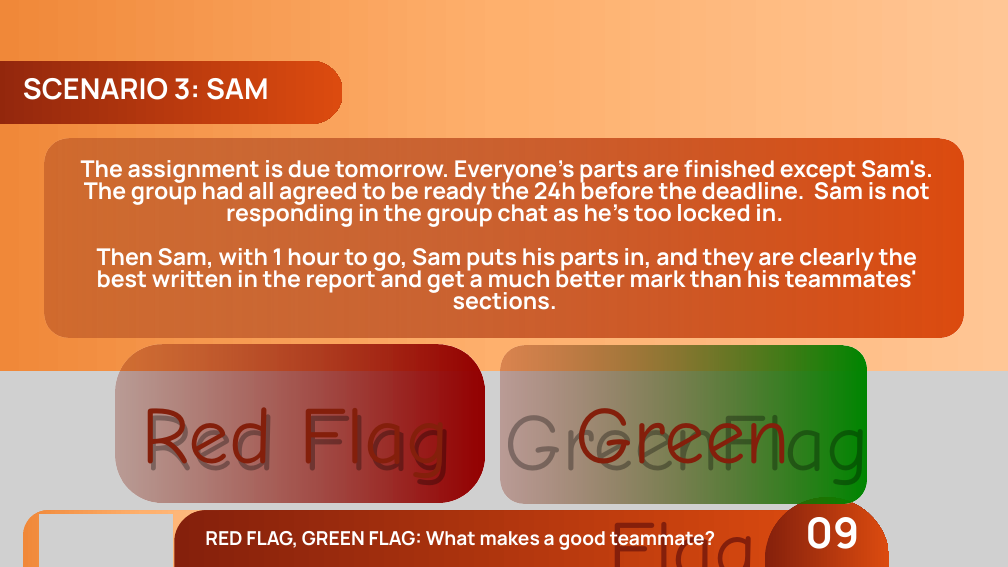
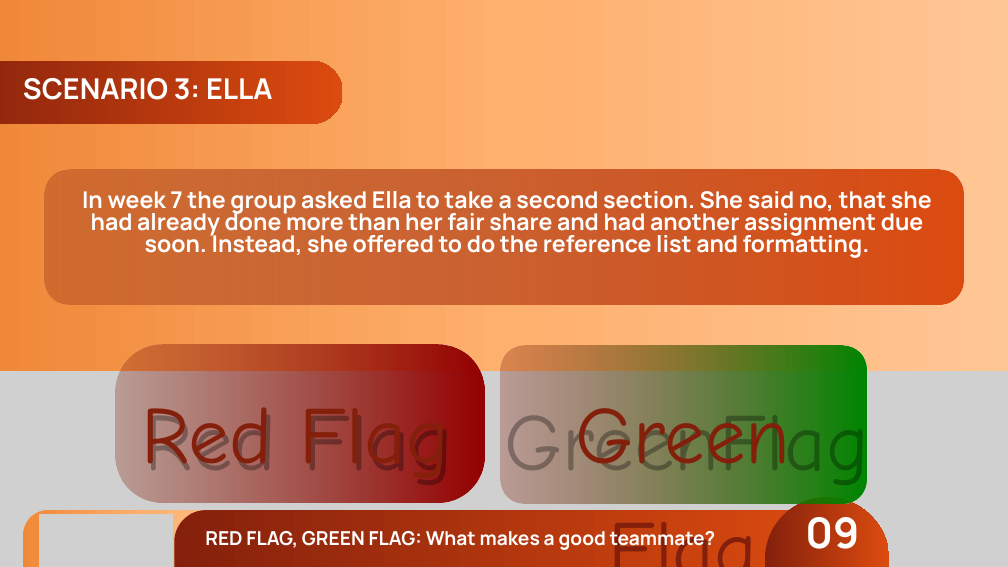
Before and after one commit to joetherockhey/Class-Allocation, a slide deck: slide 10 of assets/red-flag-green-flag.pptx. Drawn at 1008x567 pixels with LibreOffice and Linux fonts; fonts in the diff are those of the drawing; grey boxes stand for pictures; background and template pictures are left out. Boxes give left, top, right and bottom in pixels: in the first picture for what was removed or moved away, otherwise in the second. Text is boxed around its words. In the diff, an @@ line names an element or a change of style, - is before the commit and + after.

```diff
--- a/assets/red-flag-green-flag.pptx
+++ b/assets/red-flag-green-flag.pptx
@@ text at <box>23,78,273,100</box>: text changed @@
-SCENARIO 3: SAM
+SCENARIO 3: ELLA
@@ freeform shape: place and size @@
-freeform shape at <box>45,138,963,338</box>
+freeform shape at <box>45,169,963,304</box>
@@ text at <box>82,191,932,258</box>: text changed @@
-The assignment is due tomorrow. Everyone’s parts are finished except Sam's. The group had all agreed to be ready the 24h before the deadline. Sam is not responding in the group chat as he's too locked in.
-Then Sam, with 1 hour to go, Sam puts his parts in, and they are clearly the best written in the report and get a much better mark than his teammates' sections.
+In week 7 the group asked Ella to take a second section. She said no, that she had already done more than her fair share and had another assignment due soon. Instead, she offered to do the reference list and formatting.
```
Also in this commit, not shown: 1 other slide changed, 4 slides removed.
